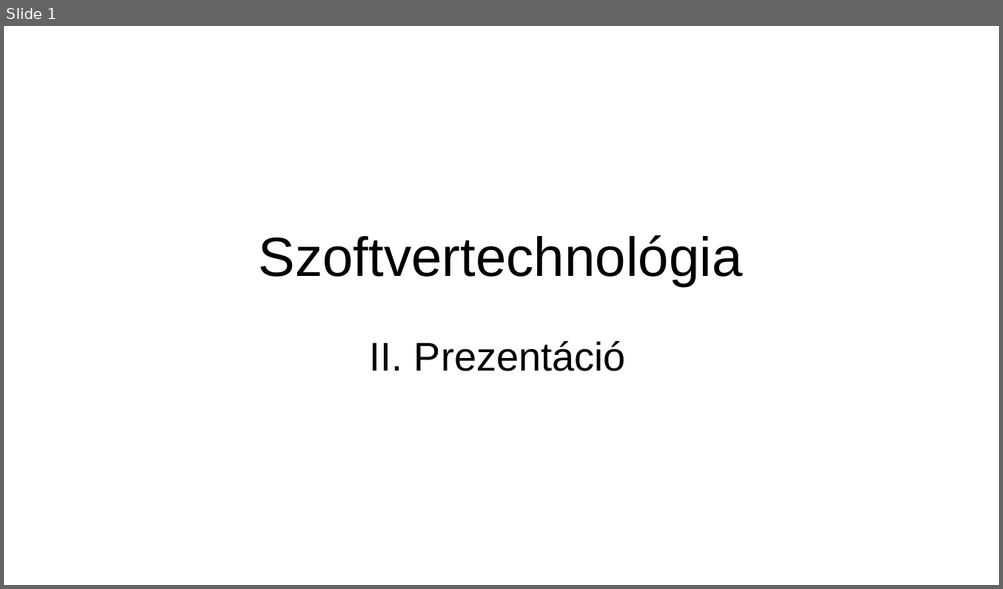
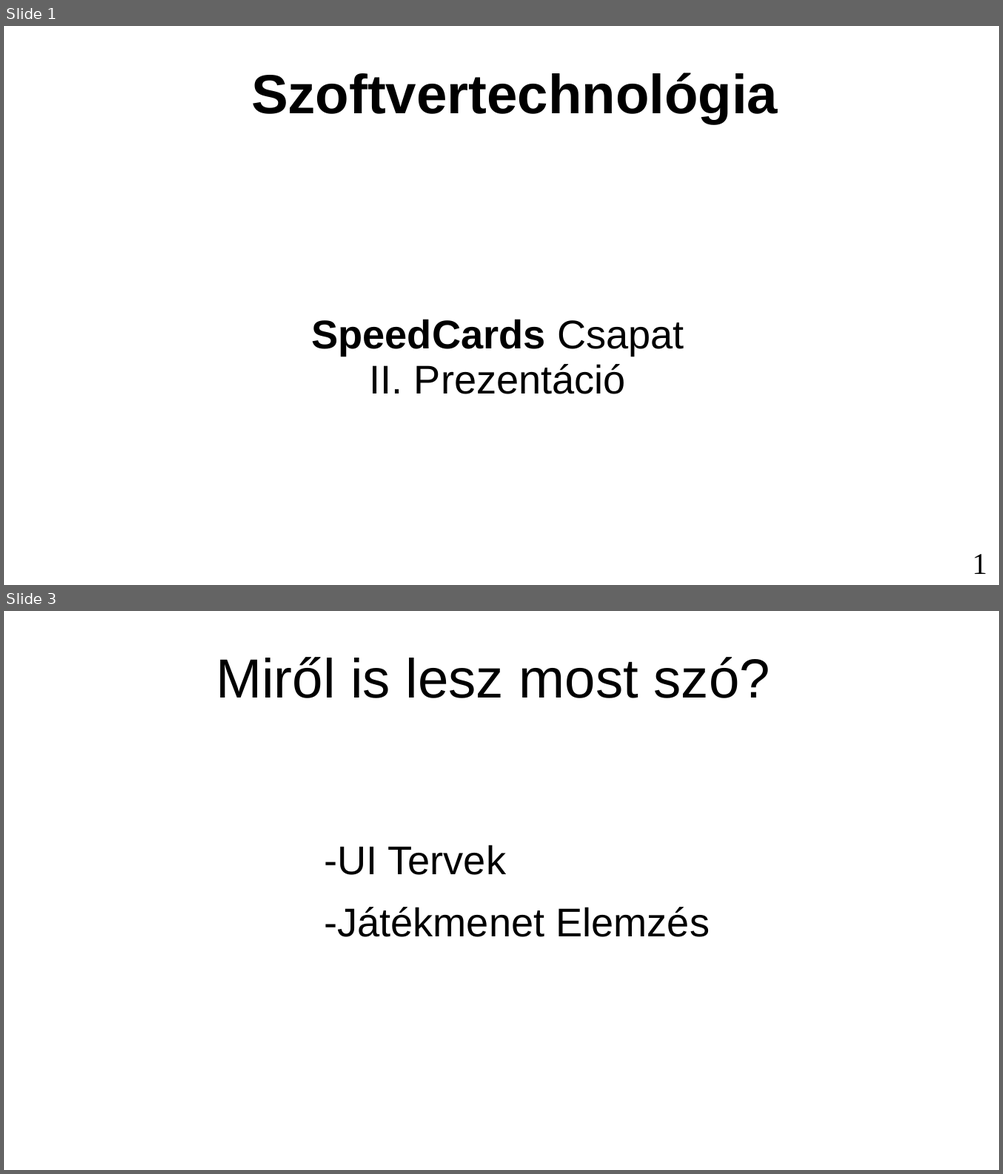
Before and after one commit to marcibaumel/SpeedCards, a slide deck: Mails/prezi2.ppt. Shown one above the other, each under a label of ours: slide 1 before the commit, slides 1 and 3 after it; the slides between them are not shown. The pictures are 1003x589 and 1003x1174 pixels, drawn with LibreOffice and Linux fonts; fonts in the diff are those of the drawing. Boxes give left, top, right and bottom in pixels: in the first picture for what was removed or moved away, otherwise in the second. Text is boxed around its words. In the diff, an @@ line names an element or a change of style, - is before the commit and + after.

```diff
--- a/Mails/prezi2.ppt
+++ b/Mails/prezi2.ppt
@@ slide 3 added at (4, 611, 999, 1170), background #FFFFFF @@
@@ title added at (216, 657, 770, 698), 44 pt, text #000000 @@
+Miről is lesz most szó?
@@ text added at (324, 845, 709, 937), 32 pt, text #000000 @@
+-UI Tervek
+-Játékmenet Elemzés
@@ slide 1 changed as well @@
@@ title "Szoftvertechnológia": place and size @@
-title "Szoftvertechnológia" at (259, 235, 743, 286)
+title "Szoftvertechnológia" at (251, 73, 777, 124)
@@ title "Szoftvertechnológia" at (251, 73, 777, 124): bold on @@
@@ subtitle at (311, 319, 684, 356): paragraph added @@
+SpeedCards Csapat
@@ page number added at (972, 554, 987, 574), 24 pt, text #000000 @@
+1
```
Also in this commit, not shown: 9 other slides added, 1 slide removed, 1 other file.
